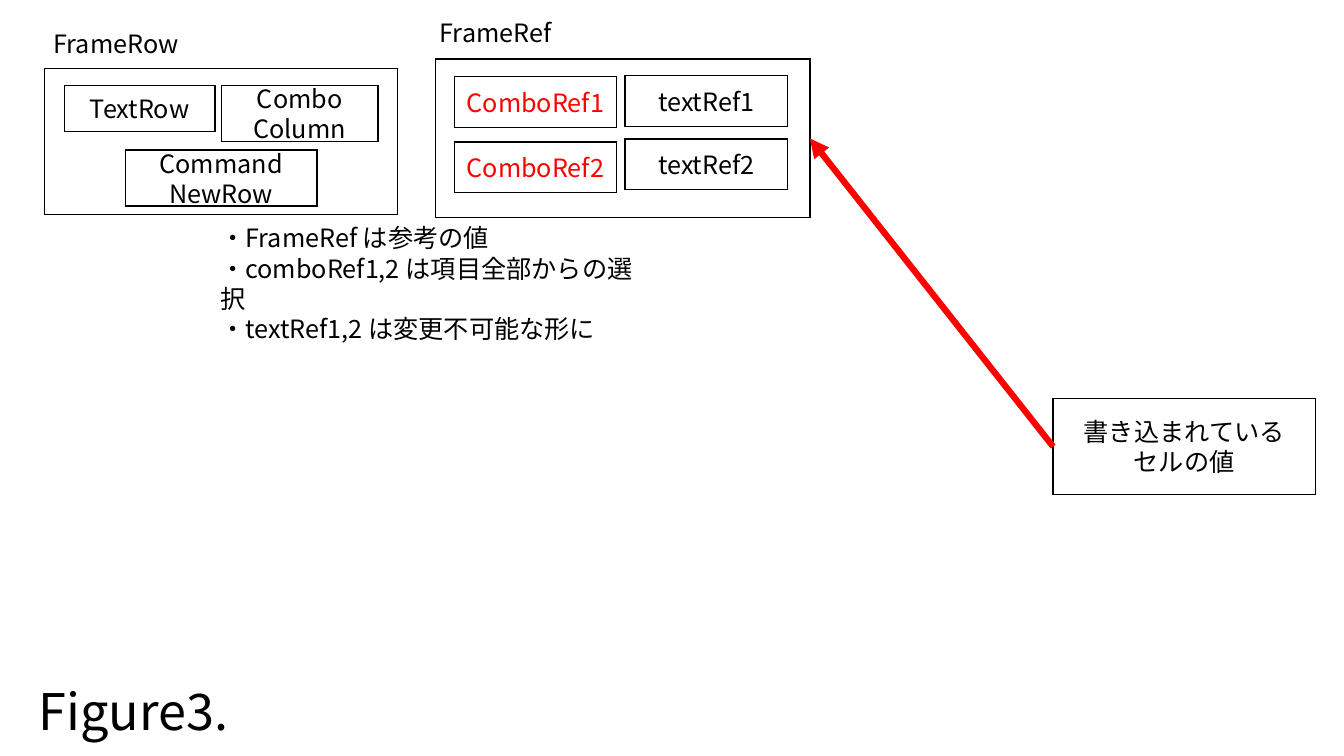
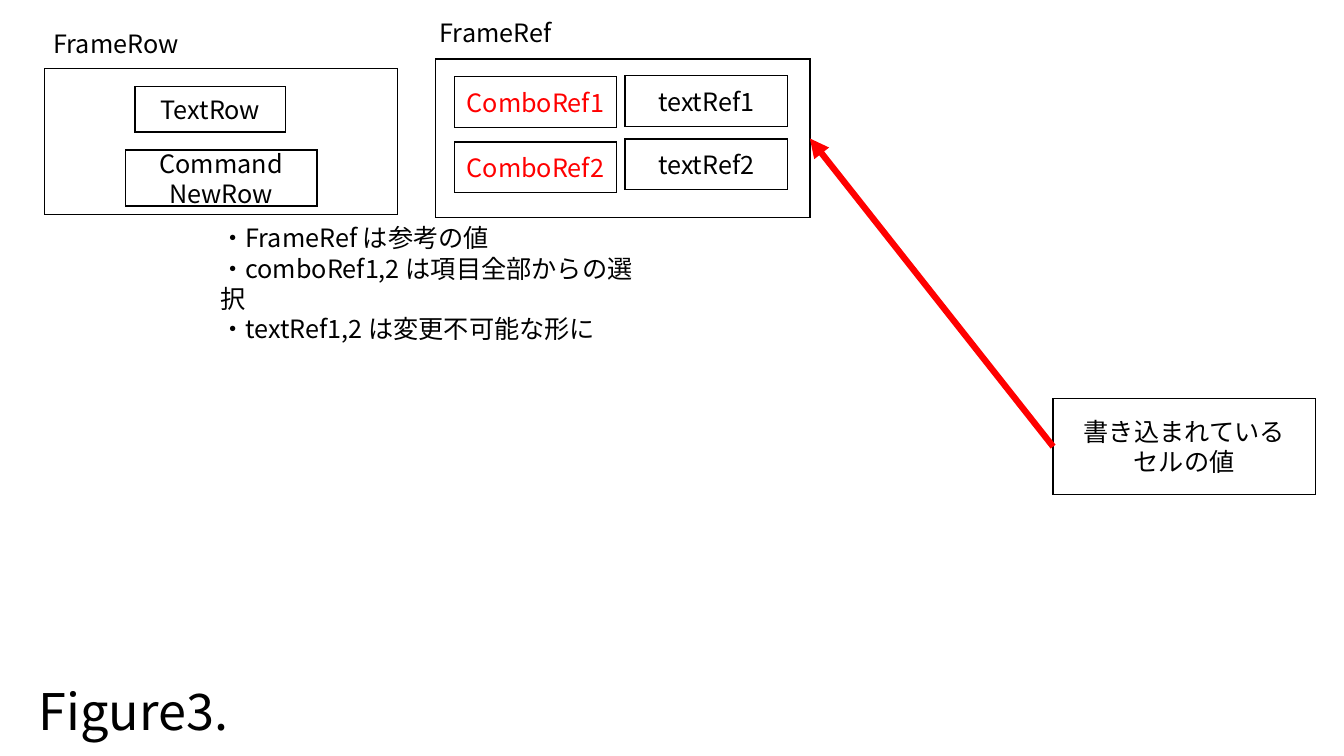
Before and after one commit to toshiakiasakura/rakutto_collect_project, a slide deck: slide 7 of prj_input/rakurakuInput.pptx (slide 6 before the commit). Drawn at 1344x756 pixels with LibreOffice and Linux fonts; fonts in the diff are those of the drawing. Boxes give left, top, right and bottom in pixels: in the first picture for what was removed or moved away, otherwise in the second. Text is boxed around its words. In the diff, an @@ line names an element or a change of style, - is before the commit and + after.

```diff
--- a/prj_input/rakurakuInput.pptx
+++ b/prj_input/rakurakuInput.pptx
@@ rectangle "TextRow": place and size @@
-rectangle "TextRow" at <box>65,86,216,132</box>
+rectangle "TextRow" at <box>135,87,286,133</box>
@@ rectangle removed at <box>222,86,379,142</box> @@
-Combo
-Column
```
Also in this commit, not shown: 6 other slides changed, 4 slides added, 15 other files.
